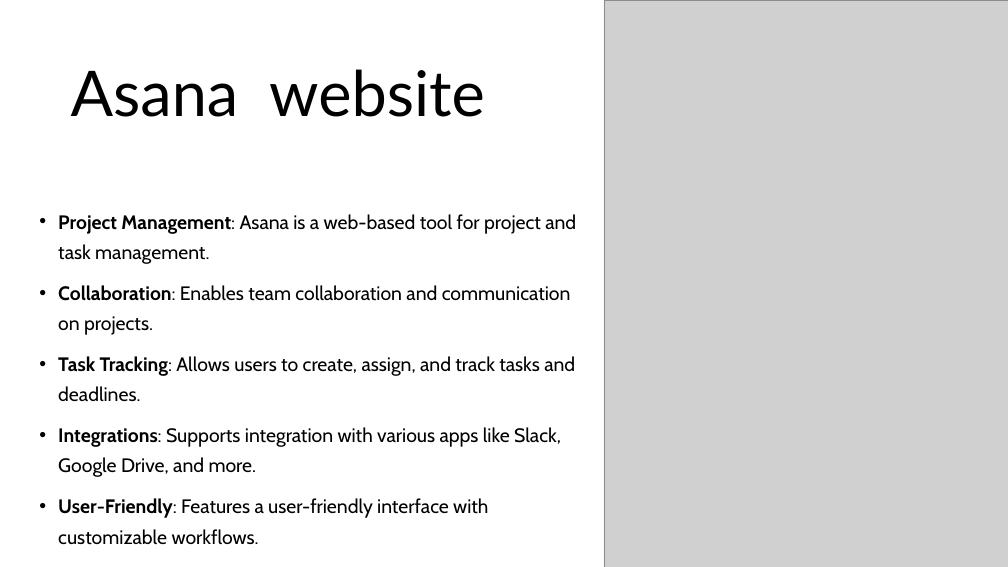
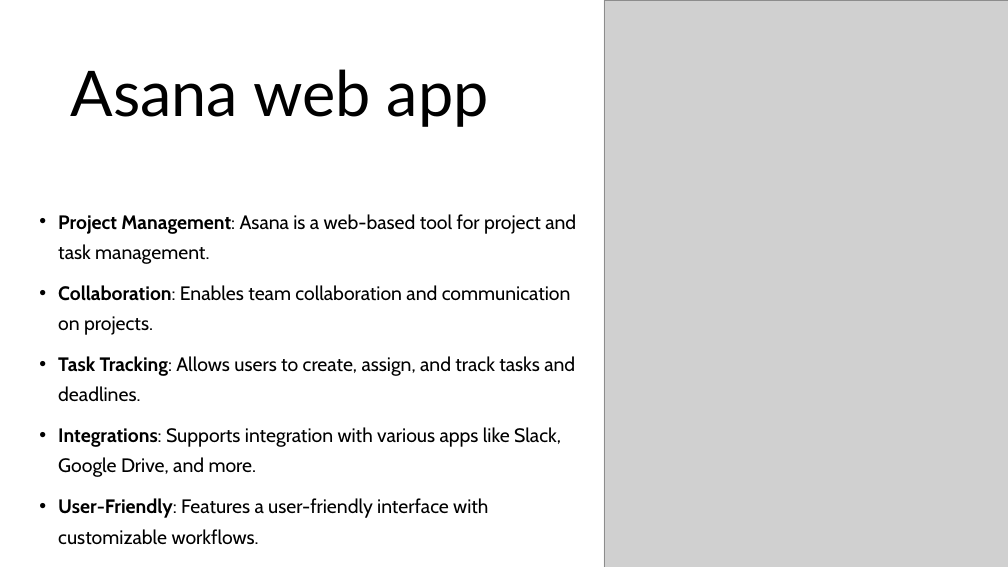
Before and after one commit to ShibelAl/QA-automation, a slide deck: slide 3 of testing_asana_project/Asana Presentation.pptx. Drawn at 1008x567 pixels with LibreOffice and Linux fonts; fonts in the diff are those of the drawing; grey boxes stand for pictures. Boxes give left, top, right and bottom in pixels: in the first picture for what was removed or moved away, otherwise in the second. Text is boxed around its words. In the diff, an @@ line names an element or a change of style, - is before the commit and + after.

```diff
--- a/testing_asana_project/Asana Presentation.pptx
+++ b/testing_asana_project/Asana Presentation.pptx
@@ title at [71, 69, 489, 127]: text changed @@
-Asana website
+Asana web app
```
Also in this commit, not shown: 1 other file.
